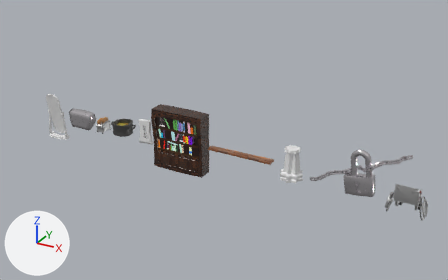
What one commit did to the Blender file Assets/Blender/StuInteractables.blend.
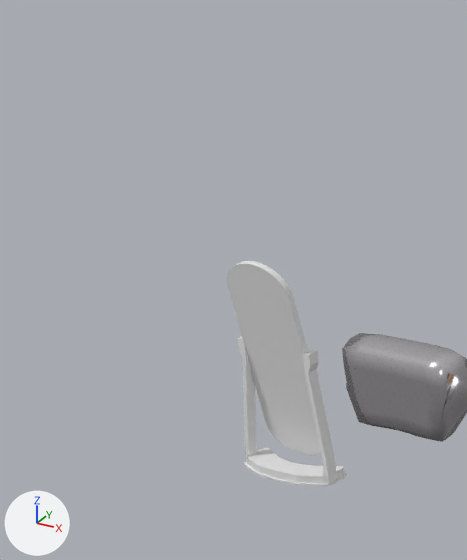
Each version is shown whole from a camera (50 mm lens) standing at (18.43, -26.41, 13.84) and looking at (3.56, 0.64, 0.31), then close up on the part from 0% to 21% of the width and 15% to 55% of the height. The lights are fixed; the arrows at lower left show +X, +Y and +Z. The older version's two pictures come first.

Before the edit, the objects in view are built like this:
```python
me_dryer = bpy.data.meshes.new('Dryer')
me_dryer.from_pydata(...)  # 348 vertices, 346 faces; spans x -0.8..0.8, y -0.4..0.36, z -0.4..0.8
me_dryer.polygons.foreach_set('use_smooth', [True] * 346)
me_dryer.materials.append(mat_metal_001)  # light grey #ddd9dd
me_mirror = bpy.data.meshes.new('Mirror')
me_mirror.from_pydata(...)  # 317 vertices, 284 faces; spans x -0.72..0.72, y -0.29..0.29, z -1.45..1.45
# faces by material slot: [146, 138]
me_mirror.materials.append(None)
me_mirror.materials.append(mat_material_003)  # white #e7e7e7
ob_dryer = bpy.data.objects.new('Dryer', me_dryer)
ob_dryer.location = (-5.7, 0.0, -0.25)
ob_mirror = bpy.data.objects.new('Mirror', me_mirror)
ob_mirror.location = (-7.95, 0.04, -0.21)
```
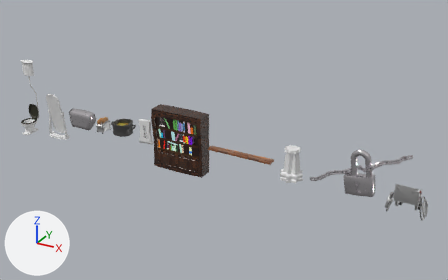
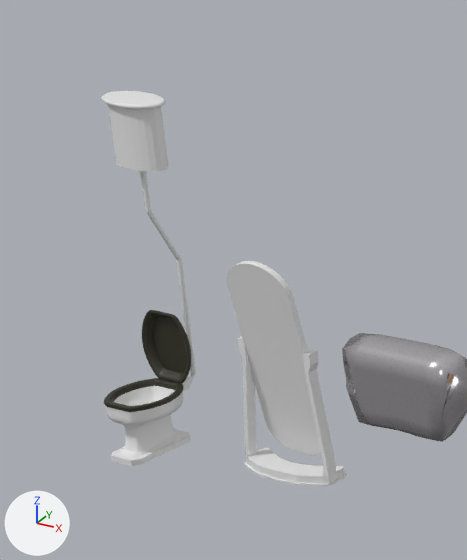
The change in detail:
Material 'Material.006' (mat_material_006) is new.
Its base color is (0.027, 0.0259, 0.0125) (dark yellow #2e2d1d).
Material 'Material.004' (mat_material_004) is new.
Its base color is (0.8, 0.8, 0.8) (white #e7e7e7).
Mesh me_plane_001 is new.
It has 523 vertices, 510 faces and spans x -0.95..0.95, y -1.01..1.78, z -0.72..8.17.
Faces by material slot: [306, 204].
It uses material mat_material_004 (white #e7e7e7).
It uses material mat_material_006 (dark yellow #2e2d1d).
Object 'Plane' (ob_plane) is new; it shows me_plane_001.
Its location is (-10.09, -0.24, -1.3).
Its scale is (0.515, 0.515, 0.515).
It gains a SUBSURF modifier named 'Subdivision'.

Boxes [x1, y1, x2, y2] around the edits, measured in the close-ups (467 x 560 px):
'Plane', added
    after: [101, 91, 196, 466]
    faces in mat_material_004 (white #e7e7e7): [101, 91, 196, 466]
    faces in mat_material_006 (dark yellow #2e2d1d): [104, 310, 191, 412]
